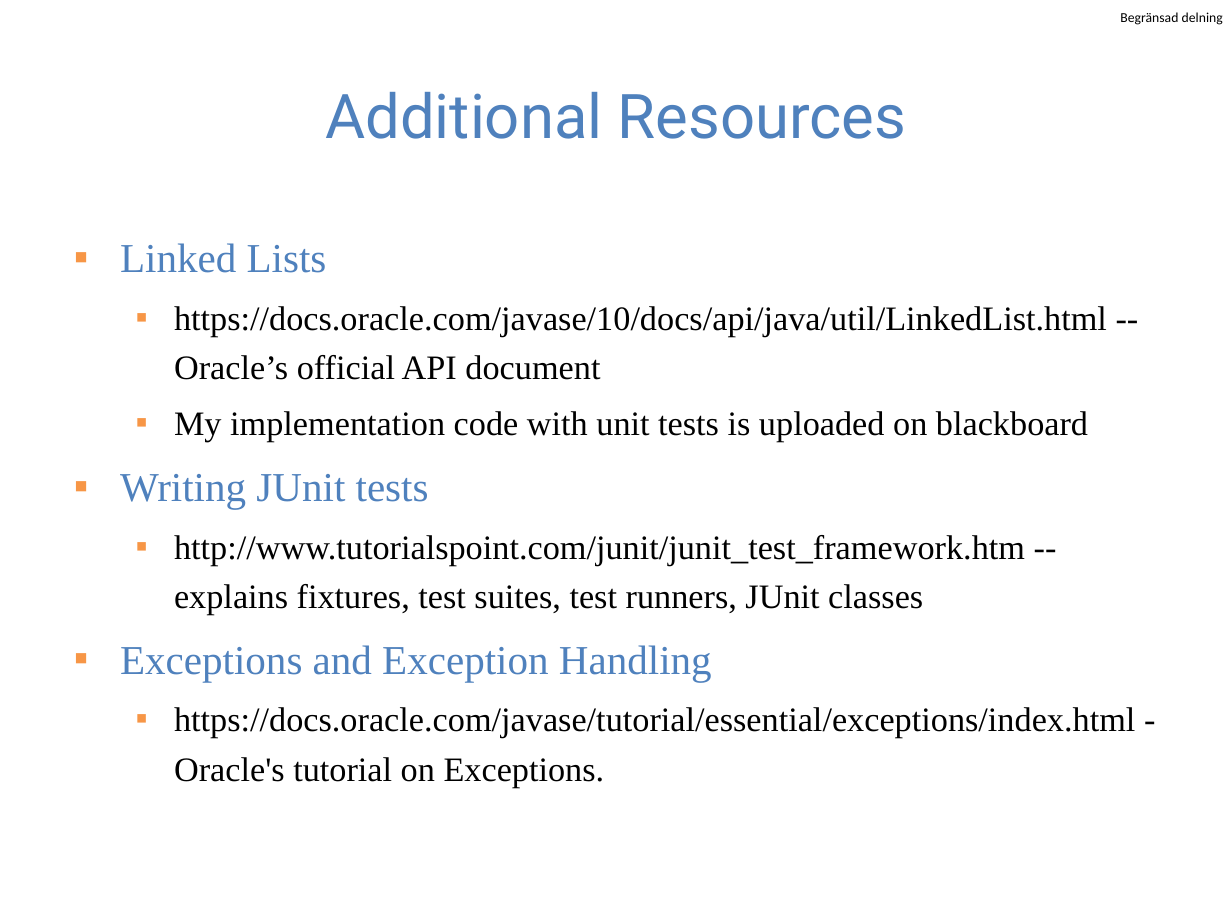
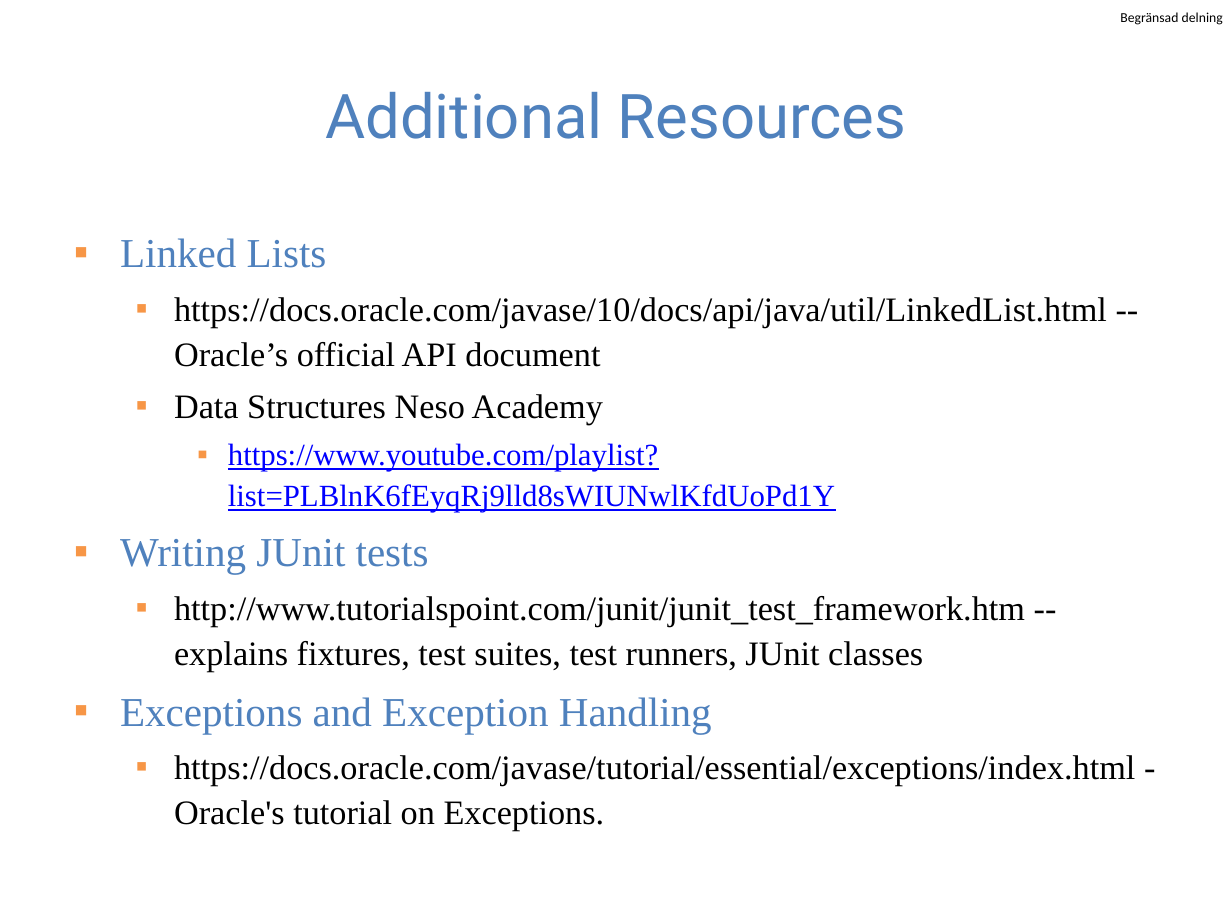
Before and after one commit to guhofstra/CSC111Fa25, a slide deck: slide 22 of PPTs/Lecture 6-linked lists vs. arrays.pptx (slide 23 before the commit). Drawn at 1232x924 pixels with LibreOffice and Linux fonts; fonts in the diff are those of the drawing. Boxes give left, top, right and bottom in pixels: in the first picture for what was removed or moved away, otherwise in the second. Text is boxed around its words. In the diff, an @@ line names an element or a change of style, - is before the commit and + after.

```diff
--- a/PPTs/Lecture 6-linked lists vs. arrays.pptx
+++ b/PPTs/Lecture 6-linked lists vs. arrays.pptx
@@ text at bbox=[120, 238, 1135, 831]: line spacing 1.2 to 1.1 @@
@@ text at bbox=[174, 394, 835, 512]: text changed; size 20 to 18 pt; text colour #000000 to #0000FF @@
-  ▪ My implementation code with unit tests is uploaded on blackboard
+  ▪ Data Structures Neso Academy
+    ▪ https://www.youtube.com/playlist?list=PLBlnK6fEyqRj9lld8sWIUNwlKfdUoPd1Y
```
Also in this commit, not shown: 4 other slides changed, 1 slide removed, 21 other files.
